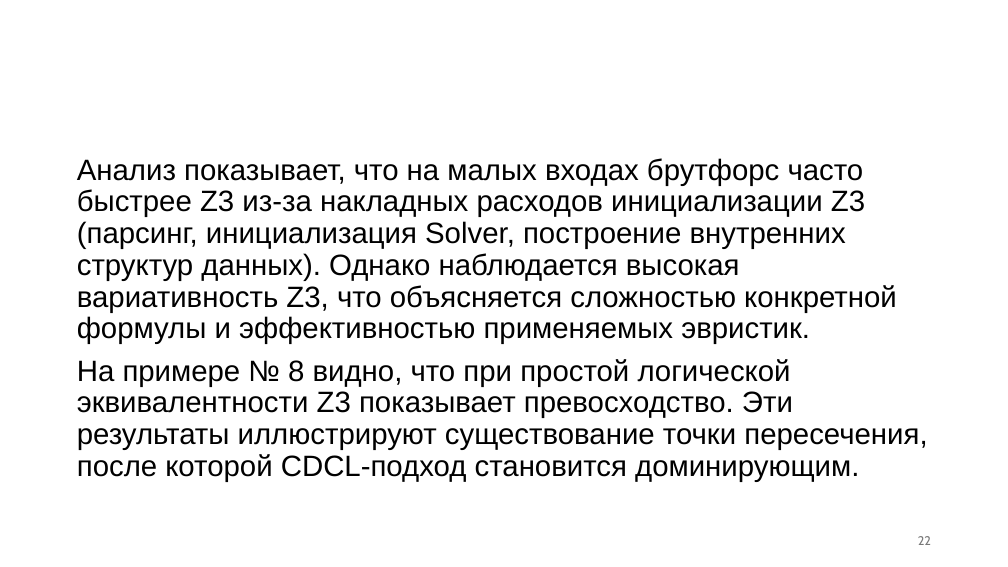
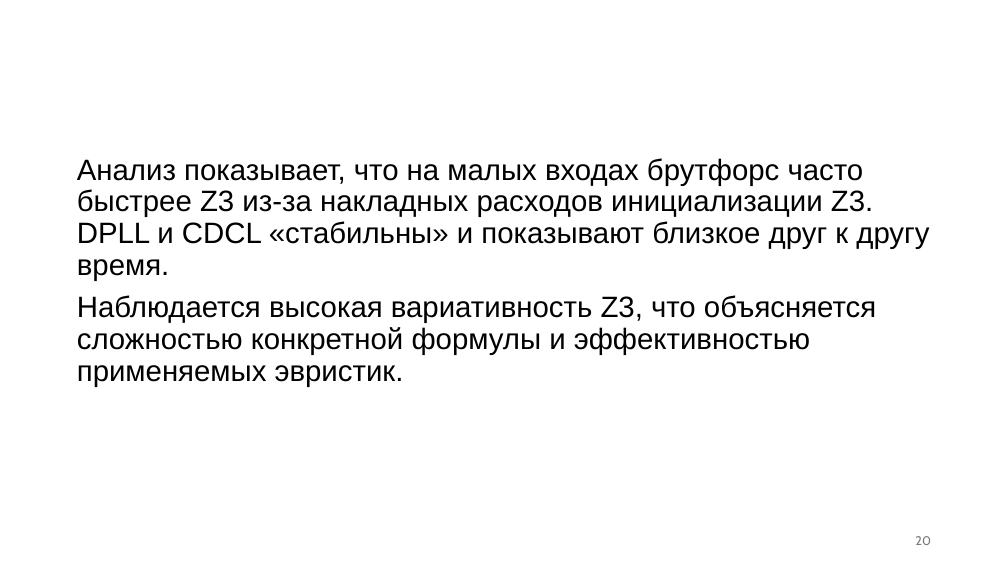
Before and after one commit to PlatonBarchenkov/SAT_Solver, a slide deck: slide 20 of SAT-решатели (презентация).pptx (slide 22 before the commit). Drawn at 1008x567 pixels with LibreOffice and Linux fonts; fonts in the diff are those of the drawing; background and template pictures are left out. Boxes give left, top, right and bottom in pixels: in the first picture for what was removed or moved away, otherwise in the second. Text is boxed around its words. In the diff, an @@ line names an element or a change of style, - is before the commit and + after.

Commit message:
tests with DPLL & CDCL

```diff
--- a/SAT-решатели (презентация).pptx
+++ b/SAT-решатели (презентация).pptx
@@ text at bbox=[77, 158, 929, 387]: text changed @@
-Анализ показывает, что на малых входах брутфорс часто быстрее Z3 из-за накладных расходов инициализации Z3 (парсинг, инициализация Solver, построение внутренних структур данных). Однако наблюдается высокая вариативность Z3, что объясняется сложностью конкретной формулы и эффективностью применяемых эвристик.
-На примере № 8 видно, что при простой логической эквивалентности Z3 показывает превосходство. Эти результаты иллюстрируют существование точки пересечения, после которой CDCL-подход становится доминирующим.
+Анализ показывает, что на малых входах брутфорс часто быстрее Z3 из-за накладных расходов инициализации Z3. DPLL и CDCL «стабильны» и показывают близкое друг к другу время.
+Наблюдается высокая вариативность Z3, что объясняется сложностью конкретной формулы и эффективностью применяемых эвристик.
@@ page number at bbox=[915, 536, 931, 545]: text changed @@
-22
+20
```
Also in this commit, not shown: 5 other slides changed, 2 slides removed, 4 other files.
